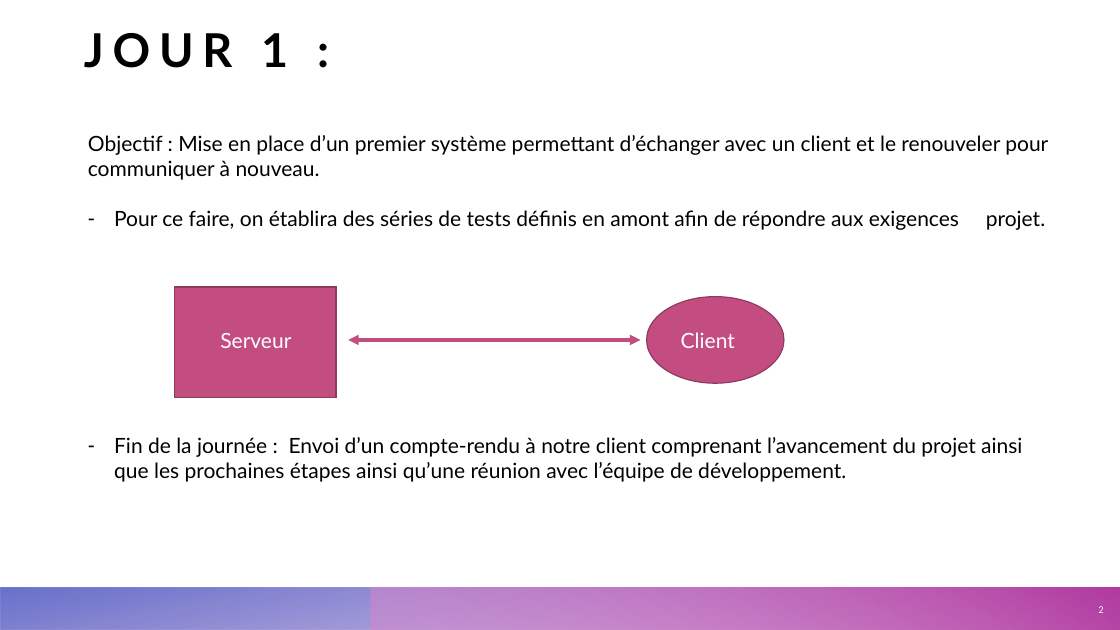
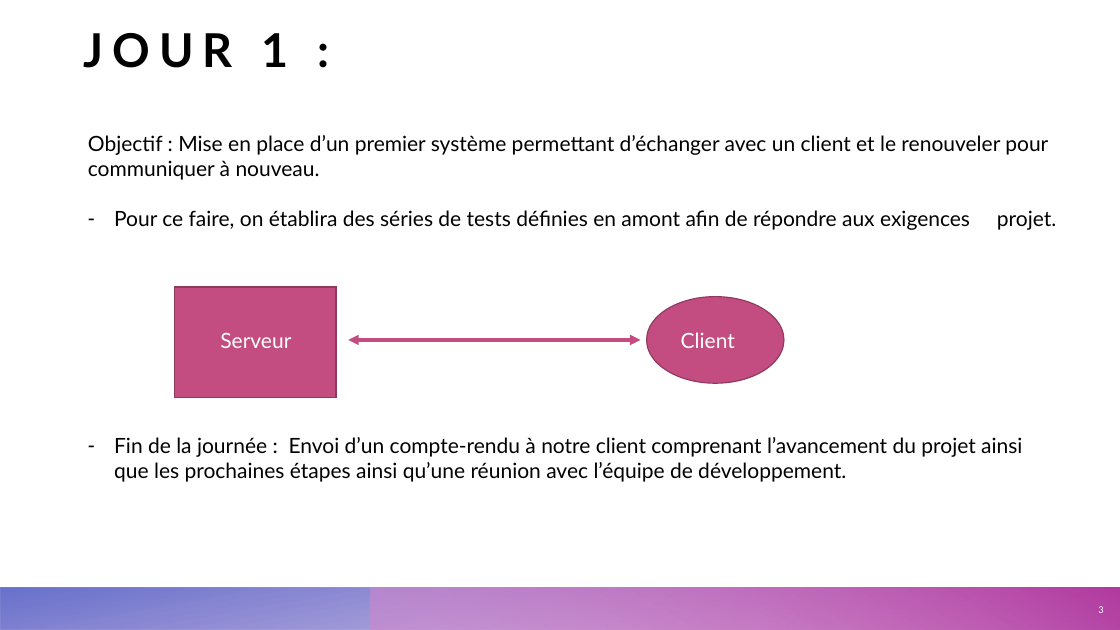
Before and after one commit to Eva-Joly/ReponsAtout, a slide deck: slide 3 of ReponsAtout.pptx (slide 2 before the commit). Drawn at 1120x630 pixels with LibreOffice and Linux fonts; fonts in the diff are those of the drawing. Boxes give left, top, right and bottom in pixels: in the first picture for what was removed or moved away, otherwise in the second. Text is boxed around its words. In the diff, an @@ line names an element or a change of style, - is before the commit and + after.

```diff
--- a/ReponsAtout.pptx
+++ b/ReponsAtout.pptx
@@ text at [114, 210, 1056, 230]: text changed @@
-– Pour ce faire, on établira des séries de tests définis en amont afin de répondre aux exigences projet.
+– Pour ce faire, on établira des séries de tests définies en amont afin de répondre aux exigences projet.
```
Also in this commit, not shown: 1 other slide changed, 1 slide added.
